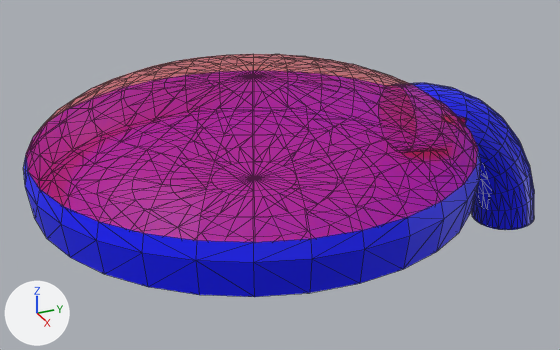
Before and after pictures for a commit that changed the COLLADA model assets/hq.dae.
Before and after are seen from a 50 mm camera at (3.01, -2.72, 2.05) aimed at (-0.06, -1.34, 0.51). The axes (+X, +Y, +Z) are drawn at lower left. The lights are the same throughout. Mesh edges are drawn as thin lines.
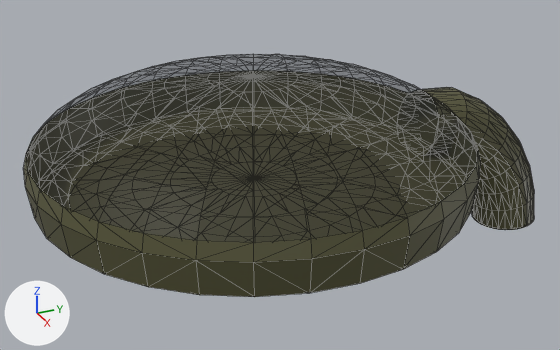
The newer file is also rescaled (x0.737), turned or shifted as a whole; pictures and numbers use the older file's frame.

What differs and where, as boxes (x1, y1, x2, y2) in the pictures (560 x 350 px; the box of a moved part takes in the faces that stretch with it):
'Cylinder', surface changed, reshaped
    both: (23, 70, 534, 297)
part 1 of me_cylinder_003, moved or reshaped
    both: (23, 70, 531, 293)

Diff of the bpy script that builds the scene:
```diff
--- a/assets/hq.dae.py
+++ b/assets/hq.dae.py
@@ img_hq_top_png @@
+img_hq_top_png = load_image('hq_top.png', 'hq_top.png', 100, 100, 'sRGB')
@@ img_hq_bottom_png @@
+img_hq_bottom_png = load_image('hq_bottom.png', 'hq_bottom.png', 100, 100, 'sRGB')
@@ mat_material @@
 mat_material = principled_material('Material')
-mat_material.texture = img_untitled_png
+mat_material.texture = img_hq_bottom_png
 mat_material.roughness = 0.44
@@ mat_material_002 @@
 mat_material_002 = principled_material('Material_002')
-mat_material_002.texture = img_untitled_001_png  # with its transparency
+mat_material_002.texture = img_hq_top_png  # with its transparency
 mat_material_002.roughness = 0.44
@@ me_cylinder_003 @@
 # used by ob_cylinder; location = (0.0, 0.0, 0.0)
-me_cylinder_003.from_pydata(...)  # 802 vertices, 1532 faces; spans x -1.0..1.0, y -2.49..0.17, z 0.04..1.04
+me_cylinder_003.from_pydata(...)  # 770 vertices, 1468 faces; spans x -1.0..1.0, y -2.49..0.17, z 0.04..1.04
+# me_cylinder_003 part 1
+# 64 vertices are removed from x -0.17..0.17, y -0.74..-0.57, z 0.55..0.9
+# 269 faces are deleted
+# 27 vertices are added at x -0.17..0.17, y -0.65..-0.6, z 0.56..0.84
+# 5 new vertices lie (0.0, -0.18, 0.01) away from vertices in x -0.09..0.09, y -0.42..-0.41, z 0.81..0.84
+# 161 new faces join them, mat_material (picture img_hq_bottom_png)
+# 44 new faces join them, mat_material_002 (picture img_hq_top_png)
 me_cylinder_003.materials.append(mat_material)
```
